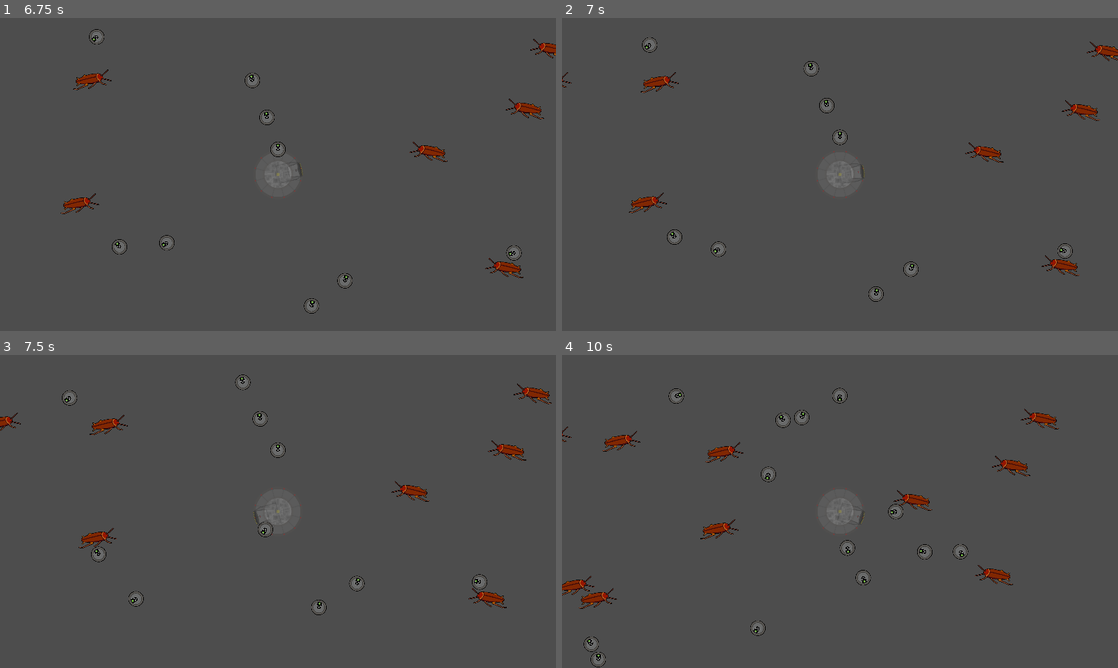
Above: before the commit, frames 1-4 (two rows, left to right).
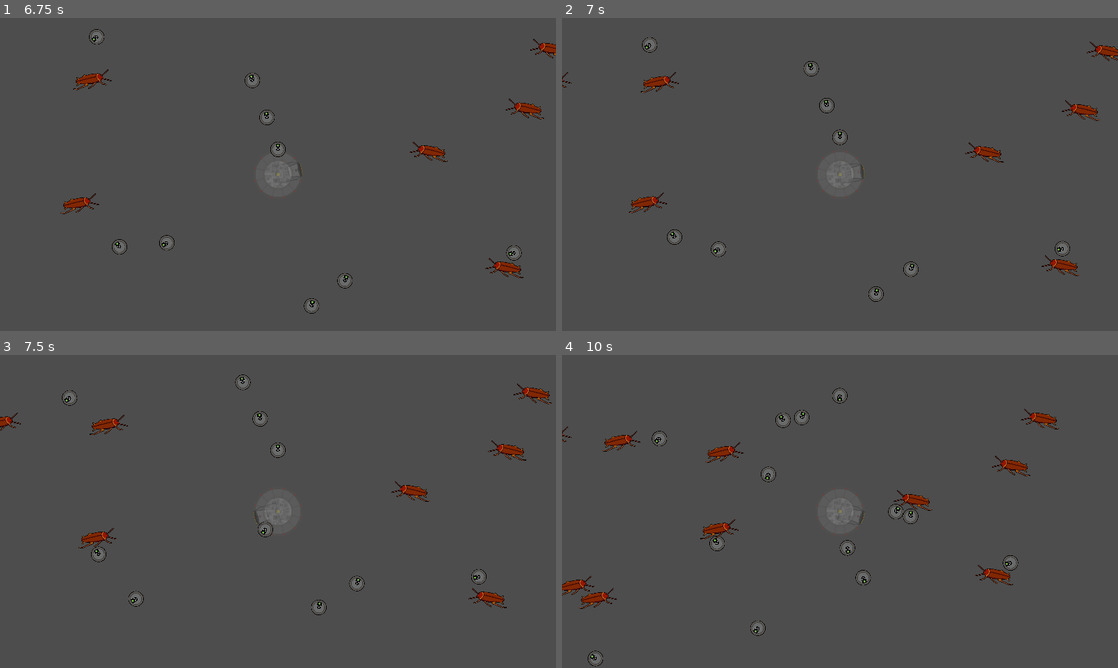
Above: after the commit, the same moments.

Repository: PlainOldNoah/DroneDeployer
Game: Godot game, scene res://main.tscn
The game is run twice, just before and just after one commit, with the same random seed, the same clock (stepped at 60 frames per second) and the same inputs.
Inputs (mouse positions are in pixels of both pictures, inside the frame that each line leads up to):
- Up to frame 1 (6.75 s): tap Enter at 0.5 s; move the mouse to (400, 158) at 0.52 s; press the mouse at (400, 158) at 0.53 s; move the mouse to (166, 190) at 1.27 s; release the mouse at (166, 190) at 1.28 s; click (166, 190) at 1.35 s; move the mouse to (333, 105) at 2.02 s; press the mouse at (333, 105) at 2.03 s; move the mouse to (250, 237) at 2.77 s; release the mouse at (250, 237) at 2.78 s; click (250, 237) at 2.85 s; move the mouse to (444, 221) at 3.52 s; press the mouse at (444, 221) at 3.53 s; move the mouse to (111, 127) at 4.27 s; release the mouse at (111, 127) at 4.28 s; click (111, 127) at 4.35 s; move the mouse to (305, 174) at 5.02 s; press the mouse at (305, 174) at 5.03 s; move the mouse to (194, 96) at 5.77 s; release the mouse at (194, 96) at 5.78 s; click (194, 96) at 5.85 s; move the mouse to (400, 158) at 6.52 s; press the mouse at (400, 158) at 6.53 s
- Up to frame 2 (7 s): no input
- Up to frame 3 (7.5 s): move the mouse to (166, 527) at 7.27 s; release the mouse at (166, 527) at 7.28 s; click (166, 527) at 7.35 s
- Up to frame 4 (10 s): move the mouse to (895, 442) at 8.02 s; press the mouse at (895, 442) at 8.03 s; move the mouse to (812, 574) at 8.77 s; release the mouse at (812, 574) at 8.78 s; click (812, 574) at 8.85 s; move the mouse to (1006, 558) at 9.52 s; press the mouse at (1006, 558) at 9.53 s

Frame 1 is identical in both runs. In frame 2, less than 0.1% of the frame differs, in the area x 88-92%, y 71-77%; in frame 3, less than 0.1%; in frame 4, 0.6%, in the area x 3-83%, y 10-100%.

Commit message:
Started adding knockback to drones

Diff:
--- a/Drone Deployer/drone_core/drone.gd
+++ b/Drone Deployer/drone_core/drone.gd
@@ -15,6 +15,12 @@
 var collectable:bool = false
 var home_pos:Vector2 = Vector2.ZERO
 
+# Knockback
+var kb_velocity:Vector2 = Vector2.ZERO
+var kb_resist:float = 1.0
+var kb_recovery:float = 1.0
+var kb_cuttoff:float = 0.0
+
 
 func _ready():
 	add_to_group("drone")
@@ -22,9 +28,32 @@
 
 
 func _physics_process(delta):
-	var collision = move_and_collide(velocity * delta)
+	var collision:KinematicCollision2D
+	handle_knockback(delta)
+
+	if kb_velocity != Vector2.ZERO:
+		collision = move_and_collide(kb_velocity * delta)
+	else:
+		collision = move_and_collide(velocity * delta)
+
 	if collision:
 		handle_collision(collision)
+
+
+
+func apply_knockback(dir:Vector2, force:int):
+	print("APPLY: ", Time.get_ticks_msec())
+	kb_velocity = (dir * force) / kb_resist
+
+# NOTE: kb_vel for some reason isn't being set to anything
+
+func handle_knockback(delta):
+	print(kb_velocity, ", ", kb_velocity.length())
+	if kb_cuttoff < kb_velocity.length():
+		var lerp_weight:float = kb_recovery * delta
+		kb_velocity.x = lerp(kb_velocity.x, 0.0, lerp_weight)
+		kb_velocity.y = lerp(kb_velocity.y, 0.0, lerp_weight)
+
 
 
 # ===== STATE MACHINE =====
@@ -98,7 +127,9 @@
 		collider.set_velocity_from_vector(velocity.bounce(collision.get_normal()))
 		collider.change_facing_direction()
 	elif collider.is_in_group("enemy"):
-		collider.queue_free()
+		print("HIT: ", Time.get_ticks_msec())
+		apply_knockback(collider.velocity.normalized(), 150)
+#		collider.queue_free()
 	else:
 		set_velocity_from_vector(velocity.bounce(collision.get_normal()))
 
--- a/Drone Deployer/enemies/roach.gd
+++ b/Drone Deployer/enemies/roach.gd
@@ -8,3 +8,4 @@
 
 func _ready():
 	stats = roach_stats
+	super._ready()
